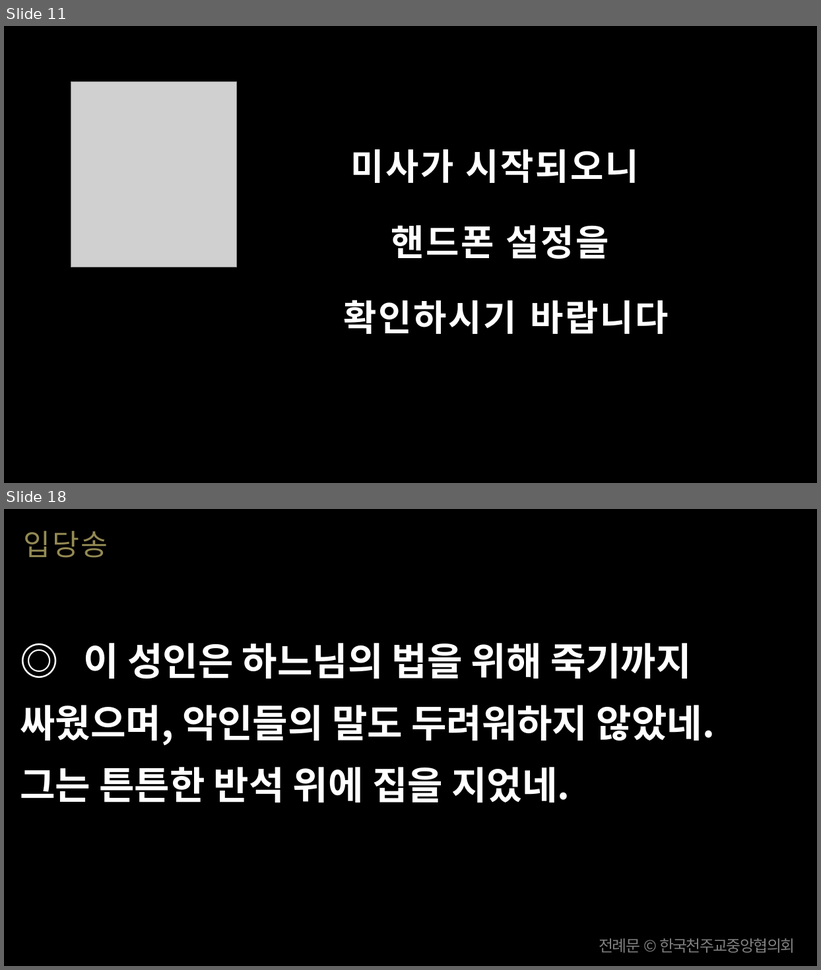
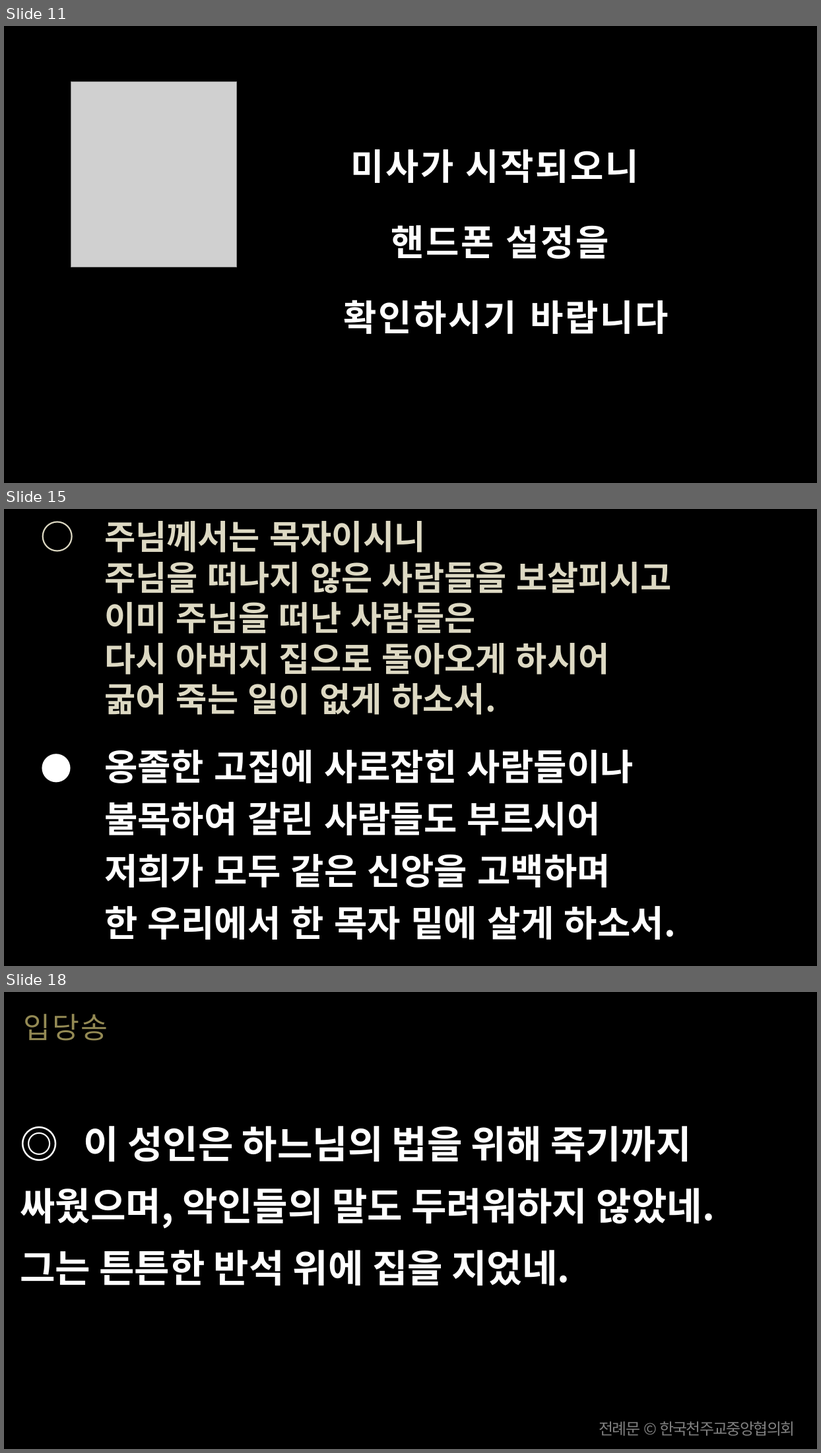
Before and after one commit to scottpark/missa_ppt, a slide deck: output/20260705/20260705_한국 성직자들의 수호자 성 김대건 안드레아 사제 순교자 - 신심 미사.pptx. Shown one above the other, each under a label of ours: slides 11 and 18 before the commit, slides 11, 15 and 18 after it; the slides between them are not shown. The pictures are 821x970 and 821x1453 pixels, drawn with LibreOffice and Linux fonts; fonts in the diff are those of the drawing; grey boxes stand for pictures. Boxes give left, top, right and bottom in pixels: in the first picture for what was removed or moved away, otherwise in the second. Text is boxed around its words. In the diff, an @@ line names an element or a change of style, - is before the commit and + after.

```diff
--- a/output/20260705/20260705_한국 성직자들의 수호자 성 김대건 안드레아 사제 순교자 - 신심 미사.pptx
+++ b/output/20260705/20260705_한국 성직자들의 수호자 성 김대건 안드레아 사제 순교자 - 신심 미사.pptx
@@ slide 15 added at <box>4,509,817,966</box>, background #000000 @@
@@ text added at <box>104,521,677,940</box>, 30 pt, text #DDD9C3, bold @@
+○ 주님께서는 목자이시니
+주님을 떠나지 않은 사람들을 보살피시고
+이미 주님을 떠난 사람들은
+다시 아버지 집으로 돌아오게 하시어
+굶어 죽는 일이 없게 하소서.
+● 옹졸한 고집에 사로잡힌 사람들이나
+불목하여 갈린 사람들도 부르시어
+저희가 모두 같은 신앙을 고백하며
+한 우리에서 한 목자 밑에 살게 하소서.
```
Also in this commit, not shown: 3 other slides added, 4 slides removed, 13 other files.
